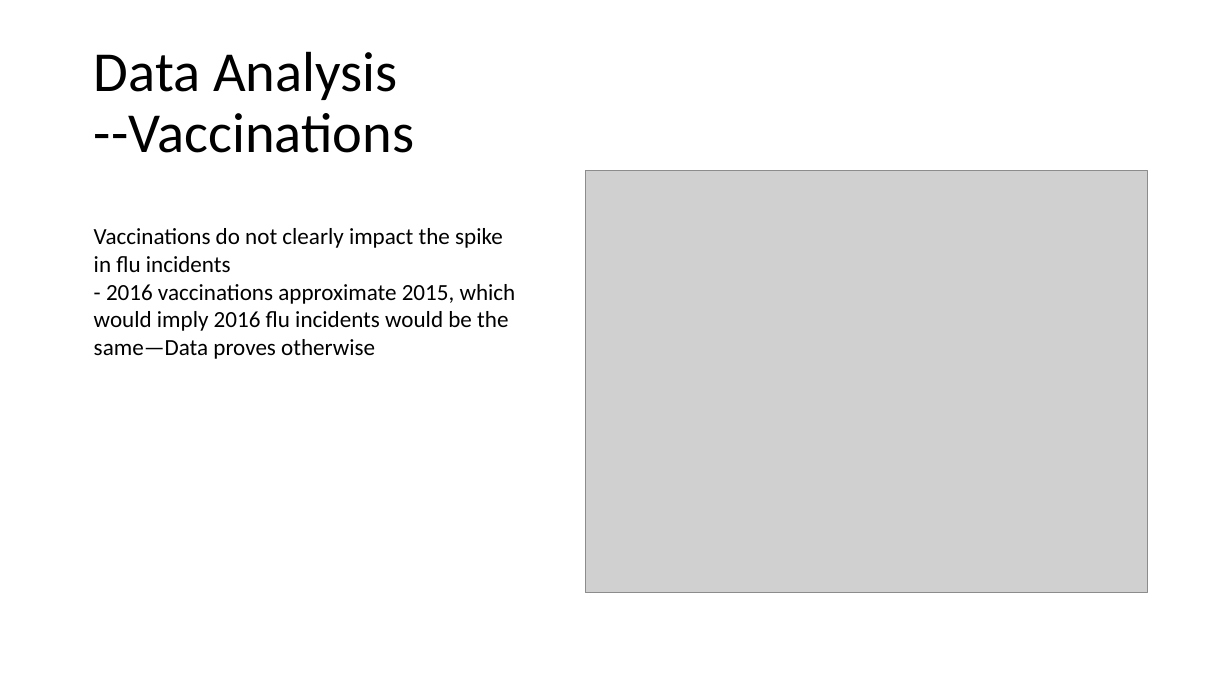
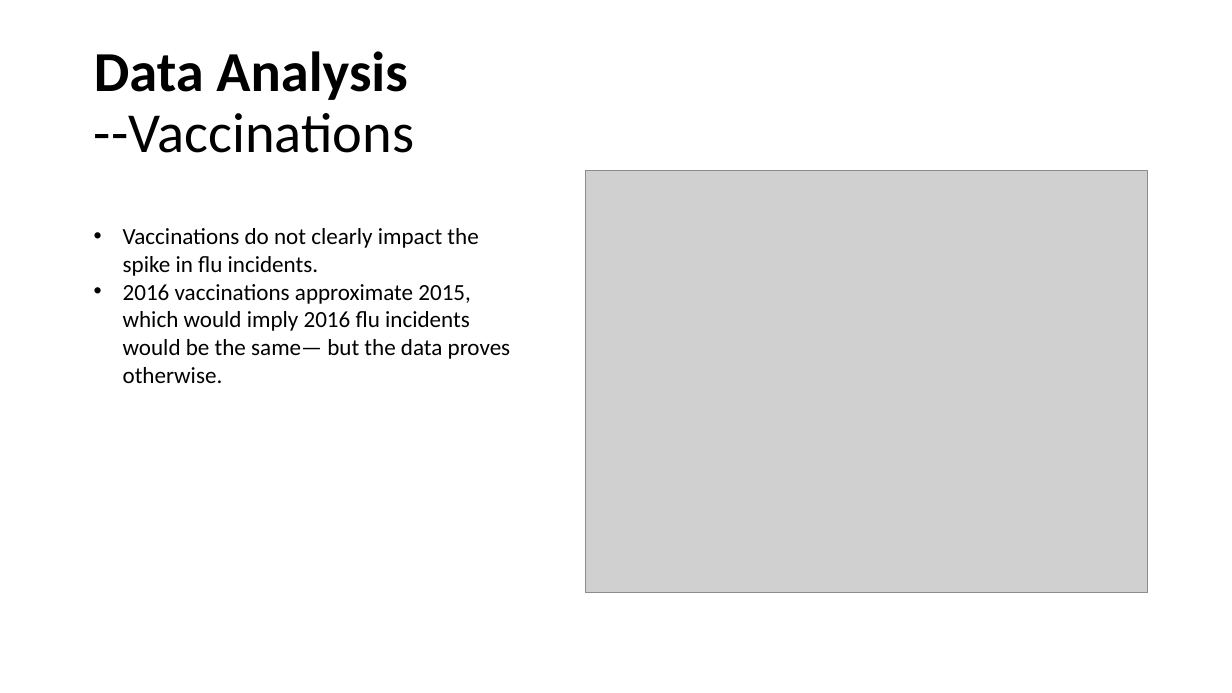
Before and after one commit to giolee88/FluTracker, a slide deck: slide 8 of Slide-Shows/Flu Tracker.pptx. Drawn at 1232x693 pixels with LibreOffice and Linux fonts; fonts in the diff are those of the drawing; grey boxes stand for pictures. Boxes give left, top, right and bottom in pixels: in the first picture for what was removed or moved away, otherwise in the second. Text is boxed around its words. In the diff, an @@ line names an element or a change of style, - is before the commit and + after.

Commit message:
commit changes

```diff
--- a/Slide-Shows/Flu Tracker.pptx
+++ b/Slide-Shows/Flu Tracker.pptx
@@ title "Data Analysis --Vaccinations" at box(94, 51, 414, 153): bold on in "Data Analysis" @@
@@ text at box(123, 228, 511, 383): text changed @@
-Vaccinations do not clearly impact the spike in flu incidents
-- 2016 vaccinations approximate 2015, which would imply 2016 flu incidents would be the same—Data proves otherwise
+• Vaccinations do not clearly impact the spike in flu incidents.
+• 2016 vaccinations approximate 2015, which would imply 2016 flu incidents would be the same— but the data proves otherwise.
```
Also in this commit, not shown: 10 other slides changed.
